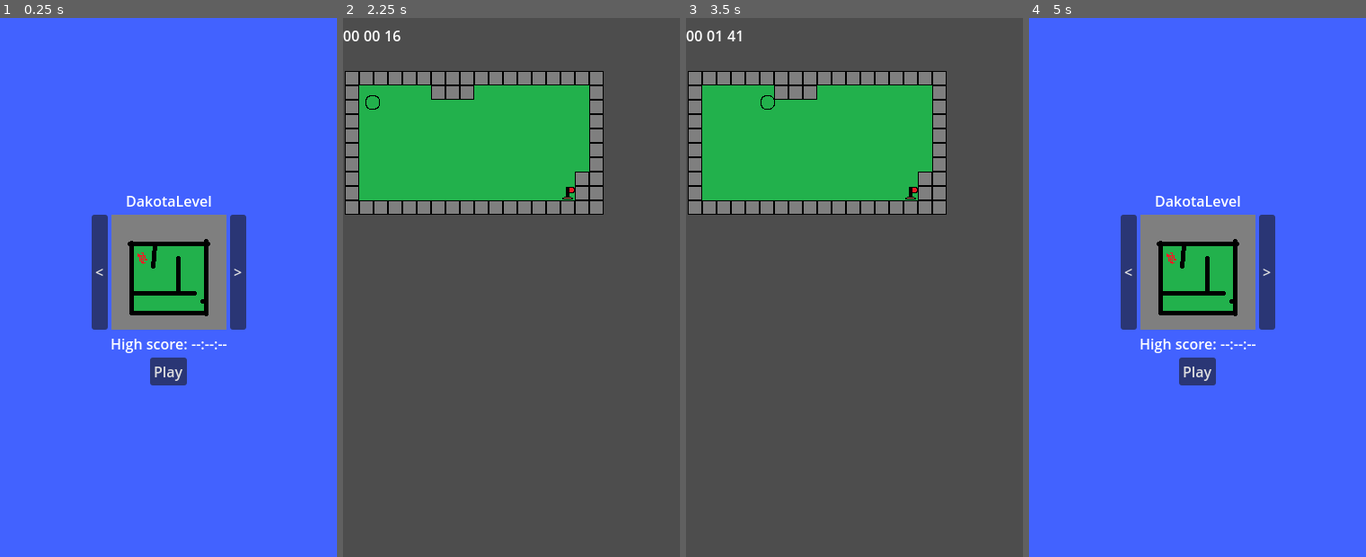
Above: before the commit, frames 1-4 (left to right).
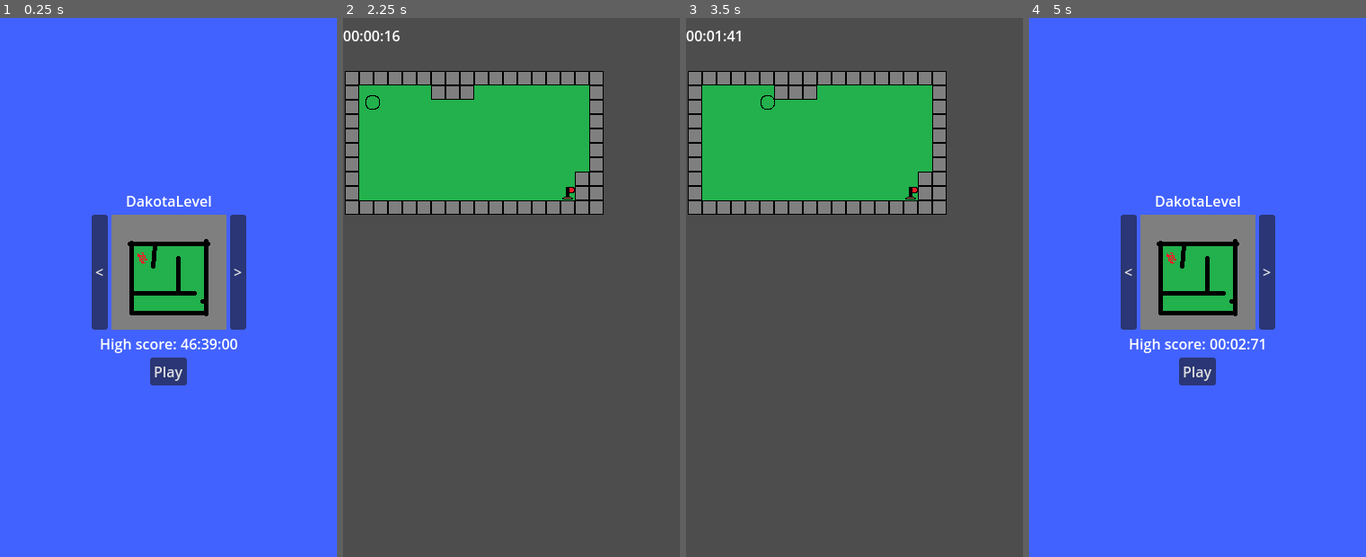
Above: after the commit, the same moments.

Repository: pt80/MobileGame
Game: Godot game, scene res://Scenes/MainMenu.tscn
Two runs of this game, one before a commit and one after it. Both use one fixed random seed, a clock stepped at 60 frames per second and the inputs below.
Inputs:
- Up to frame 1 (0.25 s): no input
- Up to frame 2 (2.25 s): click "<" at 0.5 s; click ">" at 1.25 s; click "Play" at 2 s
- Up to frame 3 (3.5 s): tap Enter at 2.75 s; hold D (right) from 2.78 s (still down)
- Up to frame 4 (5 s): tap Space at 3.5 s; release D (right) at 3.53 s; hold S (down) 3.53-4.28 s; tap Enter at 4.25 s; hold D (right) from 4.28 s (still down)

The runs differ from the first frame. In frame 1, 0.5% of the frame differs, in the area x 29-71%, y 59-63%; in frame 2, less than 0.1%; in frame 3, less than 0.1%; in frame 4, 0.5%.

Commit message:
updated timer and created game manager

Diff:
--- a/Scenes/Levels/DakotaLevel.tscn
+++ b/Scenes/Levels/DakotaLevel.tscn
@@ -7,8 +7,6 @@
 
 [node name="DakotaLevel" type="Node2D"]
 
-[node name="Timer" parent="." instance=ExtResource("4_qktto")]
-
 [node name="TileMap" parent="." instance=ExtResource("2_s0fub")]
 
 [node name="MainCharacter" parent="TileMap" instance=ExtResource("1_lt36u")]
@@ -16,3 +14,10 @@
 
 [node name="EndPoint" parent="TileMap" instance=ExtResource("2_14gpo")]
 position = Vector2(248, 135)
+
+[node name="HBoxContainer" type="HBoxContainer" parent="."]
+offset_right = 40.0
+offset_bottom = 40.0
+
+[node name="Timer" parent="HBoxContainer" instance=ExtResource("4_qktto")]
+layout_mode = 2
--- a/Scenes/Levels/NeilLevel.tscn
+++ b/Scenes/Levels/NeilLevel.tscn
@@ -6,28 +6,55 @@
 [ext_resource type="PackedScene" uid="uid://d318g2sxt2j03" path="res://Scenes/EndPoint.tscn" id="4_7hid3"]
 [ext_resource type="PackedScene" uid="uid://c4srxovnoowrm" path="res://Scenes/Characters/Enemy.tscn" id="4_jktbs"]
 [ext_resource type="PackedScene" uid="uid://bjbs2hjsa78wg" path="res://Scenes/Characters/StretchEnemy.tscn" id="6_x2in8"]
+[ext_resource type="Texture2D" uid="uid://ccyssvrlkofb0" path="res://Images/ExtendorEnemy.png" id="7_jn4mk"]
+[ext_resource type="Script" path="res://Scripts/PBText.gd" id="8_sldsg"]
 
 [node name="NeilLevel" type="Node2D"]
 
-[node name="Timer" parent="." instance=ExtResource("4_6vhb3")]
+[node name="VBoxContainer" type="VBoxContainer" parent="."]
+custom_minimum_size = Vector2(289.43, 0)
+offset_right = 289.43
+offset_bottom = 23.0
+size_flags_horizontal = 4
+size_flags_vertical = 4
+alignment = 1
 
-[node name="TileMap" parent="." instance=ExtResource("2_pj4t5")]
+[node name="TileMap" parent="VBoxContainer" instance=ExtResource("2_pj4t5")]
 
-[node name="MainCharacter" parent="TileMap" instance=ExtResource("3_py15a")]
+[node name="MainCharacter" parent="VBoxContainer/TileMap" instance=ExtResource("3_py15a")]
 position = Vector2(27, 31)
 
-[node name="EndPoint" parent="TileMap" instance=ExtResource("4_7hid3")]
+[node name="EndPoint" parent="VBoxContainer/TileMap" instance=ExtResource("4_7hid3")]
 position = Vector2(262, 26)
 
-[node name="Enemy2" parent="TileMap" instance=ExtResource("4_jktbs")]
+[node name="Enemy2" parent="VBoxContainer/TileMap" instance=ExtResource("4_jktbs")]
 position = Vector2(138, 128)
 
-[node name="Enemy" parent="TileMap" instance=ExtResource("4_jktbs")]
+[node name="Enemy" parent="VBoxContainer/TileMap" instance=ExtResource("4_jktbs")]
 position = Vector2(136, 84)
 
-[node name="StretchEnemy" parent="TileMap" instance=ExtResource("6_x2in8")]
+[node name="StretchEnemy" parent="VBoxContainer/TileMap" instance=ExtResource("6_x2in8")]
 position = Vector2(203, 65)
 StretchHorizontal = false
 
-[node name="StretchEnemy2" parent="TileMap" instance=ExtResource("6_x2in8")]
+[node name="StretchEnemy2" parent="VBoxContainer/TileMap" instance=ExtResource("6_x2in8")]
 position = Vector2(59, 64)
+
+[node name="HBoxContainer" type="HBoxContainer" parent="VBoxContainer"]
+layout_mode = 2
+size_flags_horizontal = 4
+
+[node name="Timer" parent="VBoxContainer/HBoxContainer" instance=ExtResource("4_6vhb3")]
+layout_mode = 2
+size_flags_vertical = 4
+
+[node name="Sprite2D" type="TextureRect" parent="VBoxContainer/HBoxContainer"]
+layout_mode = 2
+size_flags_horizontal = 8
+texture = ExtResource("7_jn4mk")
+
+[node name="PBText" type="Label" parent="VBoxContainer"]
+layout_mode = 2
+size_flags_horizontal = 4
+text = "PB --:--:--"
+script = ExtResource("8_sldsg")
--- a/Scenes/timer.tscn
+++ b/Scenes/timer.tscn
@@ -2,19 +2,7 @@
 
 [ext_resource type="Script" path="res://Scripts/Timer.gd" id="1_c61an"]
 
-[node name="Timer" type="HBoxContainer"]
+[node name="Timer" type="Label"]
 offset_right = 40.0
 offset_bottom = 40.0
 script = ExtResource("1_c61an")
-
-[node name="Minutes" type="Label" parent="."]
-layout_mode = 2
-text = "00"
-
-[node name="Seconds" type="Label" parent="."]
-layout_mode = 2
-text = "00"
-
-[node name="Miliseconds" type="Label" parent="."]
-layout_mode = 2
-text = "00"
--- /dev/null
+++ b/Scripts/Autoloads/GameManager.gd
@@ -0,0 +1,13 @@
+extends Node
+
+var CurrentLevel = 0
+
+func _ready():
+	pass # Replace with function body.
+
+func FormatTime(time):
+	var minutes = fmod(time,3600) /60
+	var seconds = fmod(time, 60)
+	var milliseconds = fmod(time,1) * 100
+
+	return "%02d:%02d:%02d" % [minutes, seconds, milliseconds]
--- a/Scripts/Autoloads/SaveManager.gd
+++ b/Scripts/Autoloads/SaveManager.gd
@@ -17,6 +17,8 @@
 
 func Load():
 	if FileAccess.file_exists(SaveFilePath + SaveFileName):
+		print('exists')
 		SaveFile = ResourceLoader.load(SaveFilePath + SaveFileName).duplicate(true)
+		print(SaveFile.Metadata)
 	else:
 		Save()
--- a/Scripts/EndPoint.gd
+++ b/Scripts/EndPoint.gd
@@ -1,6 +1,6 @@
 extends Area2D
 
-@onready var timer = $"../../Timer"
+@onready var timer = $"../../HBoxContainer/Timer"
 
 func _on_body_entered(body):
 	if body.name == "MainCharacter":
@@ -8,12 +8,13 @@
 		print(timer.time)
 		print('level complete')
 		UnlockNextLevel()
-		if SaveManager.SaveFile.Metadata[SaveManager.SaveFile.CurrentLevel]['high score'] > timer.time:
-			SaveManager.SaveFile.Metadata[SaveManager.SaveFile.CurrentLevel]['high score'] = timer.time
+		if SaveManager.SaveFile.Metadata[GameManager.CurrentLevel]['high score'] > timer.time:
+			SaveManager.SaveFile.Metadata[GameManager.CurrentLevel]['high score'] = timer.time
 			print('new high score')
+		SaveManager.Save()
 		get_tree().change_scene_to_file("res://Scenes/MainMenu.tscn")
 
 func UnlockNextLevel():
-	if SaveManager.SaveFile.CurrentLevel < SaveManager.SaveFile.Metadata.size() - 1:
-		SaveManager.SaveFile.Metadata[SaveManager.SaveFile.CurrentLevel + 1]['unlocked'] = true
+	if GameManager.CurrentLevel < SaveManager.SaveFile.Metadata.size() - 1:
+		SaveManager.SaveFile.Metadata[GameManager.CurrentLevel + 1]['unlocked'] = true
 	SaveManager.Save()
--- a/Scripts/MainMenu.gd
+++ b/Scripts/MainMenu.gd
@@ -3,37 +3,42 @@
 @onready var level_image = $VBoxContainer/HBoxContainer2/LevelImage
 @onready var level_name_label = $VBoxContainer/HBoxContainer/LevelNameLabel
 @onready var unlock_image = $VBoxContainer/HBoxContainer2/LevelImage/UnlockImage
+@onready var high_score_text = $VBoxContainer/HBoxContainer4/HighScoreText
+
+var File
 
 func _ready():
+	File = SaveManager.SaveFile
 	AudioManager.PlayMusic(load("res://Audio/frogs.wav"))
 	SetLevelInfo()
 
 func _on_button_pressed():
-	if SaveManager.SaveFile.Metadata[SaveManager.SaveFile.CurrentLevel]['unlocked']:
-		get_tree().change_scene_to_file(SaveManager.SaveFile.Metadata[SaveManager.SaveFile.CurrentLevel]['scene'])
+	if File.Metadata[GameManager.CurrentLevel]['unlocked']:
+		get_tree().change_scene_to_file(File.Metadata[GameManager.CurrentLevel]['scene'])
 		AudioManager.PlayMusic(load("res://Audio/Music/igsong.wav"))
 	else:
 		print('level is not unlocked')
 
 func _on_previous_button_pressed():
-	SaveManager.SaveFile.CurrentLevel -= 1
-	if SaveManager.SaveFile.CurrentLevel < 0:
-		SaveManager.SaveFile.CurrentLevel = SaveManager.SaveFile.Metadata.size() - 1
+	GameManager.CurrentLevel -= 1
+	if GameManager.CurrentLevel < 0:
+		GameManager.CurrentLevel = File.Metadata.size() - 1
 	SetLevelInfo()
 
 func _on_next_button_pressed():
-	SaveManager.SaveFile.CurrentLevel += 1
-	if SaveManager.SaveFile.CurrentLevel > SaveManager.SaveFile.Metadata.size() - 1:
-		SaveManager.SaveFile.CurrentLevel = 0
+	GameManager.CurrentLevel += 1
+	if GameManager.CurrentLevel > File.Metadata.size() - 1:
+		GameManager.CurrentLevel = 0
 	SetLevelInfo()
 
 func SetLevelInfo():
-	level_image.texture = load(SaveManager.SaveFile.Metadata[SaveManager.SaveFile.CurrentLevel]['image'])
-	if SaveManager.SaveFile.Metadata[SaveManager.SaveFile.CurrentLevel]['unlocked'] == false:
+	level_image.texture = load(File.Metadata[GameManager.CurrentLevel]['image'])
+	high_score_text.text = GameManager.FormatTime(File.Metadata[GameManager.CurrentLevel]['high score'])
+	if File.Metadata[GameManager.CurrentLevel]['unlocked'] == false:
 		level_image.self_modulate = Color(0.5, 0.5, 0.5, 1)
 		unlock_image.visible = true
-	elif SaveManager.SaveFile.Metadata[SaveManager.SaveFile.CurrentLevel]['unlocked'] == true:
+	elif File.Metadata[GameManager.CurrentLevel]['unlocked'] == true:
 		level_image.self_modulate = Color(1,1,1,1)
 		unlock_image.visible = false
 
-	level_name_label.text = SaveManager.SaveFile.Metadata[SaveManager.SaveFile.CurrentLevel]['name']
+	level_name_label.text = File.Metadata[GameManager.CurrentLevel]['name']
--- /dev/null
+++ b/Scripts/PBText.gd
@@ -0,0 +1,5 @@
+extends Label
+
+
+func _ready():
+	text = GameManager.FormatTime(SaveManager.SaveFile.Metadata[GameManager.CurrentLevel]['high score'])
--- a/Scripts/Timer.gd
+++ b/Scripts/Timer.gd
@@ -1,8 +1,4 @@
-extends HBoxContainer
-
-@onready var minutesLabel = $Minutes
-@onready var secondsLabel = $Seconds
-@onready var milisecondsLabel = $Miliseconds
+extends Label
 
 var time: float = 0.0
 var minutes = 0
@@ -11,11 +7,4 @@
 
 func _process(delta):
 	time += delta
-
-	minutes = fmod(time,3600) /60
-	seconds = fmod(time, 60)
-	milliseconds = fmod(time,1) * 100
-
-	minutesLabel.text = "%02d" % minutes
-	secondsLabel.text = "%02d" % seconds
-	milisecondsLabel.text = "%02d" % milliseconds
+	text = GameManager.FormatTime(time)
--- a/project.godot
+++ b/project.godot
@@ -18,6 +18,7 @@
 
 SaveManager="*res://Scripts/Autoloads/SaveManager.gd"
 AudioManager="*res://Scenes/AudioManager.tscn"
+GameManager="*res://Scripts/Autoloads/GameManager.gd"
 
 [display]
 
Not shown: 1 places in Scenes/Levels/NeilLevel.tscn that only renumber resources
